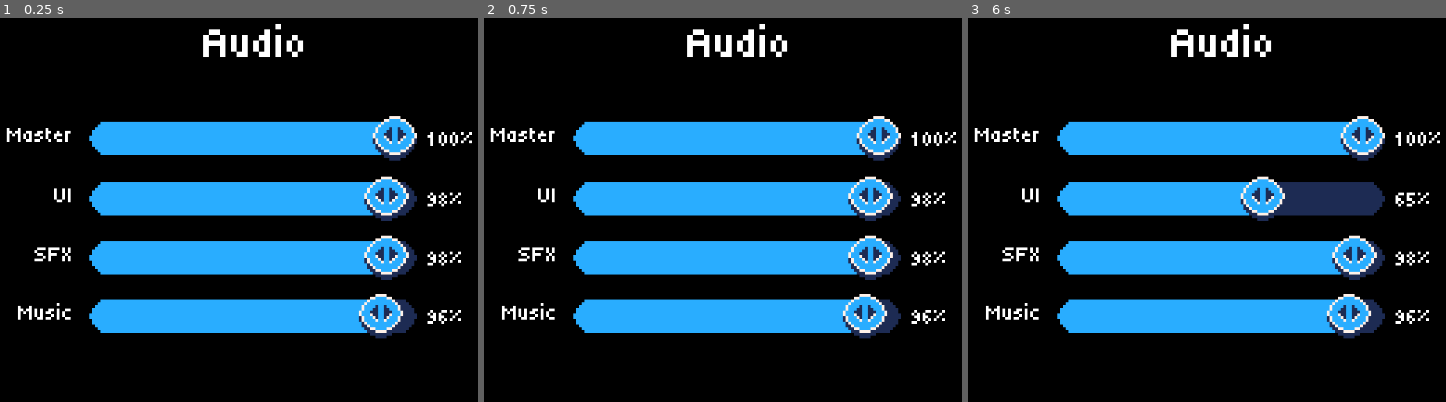
Above: before the commit, frames 1-3 (left to right).
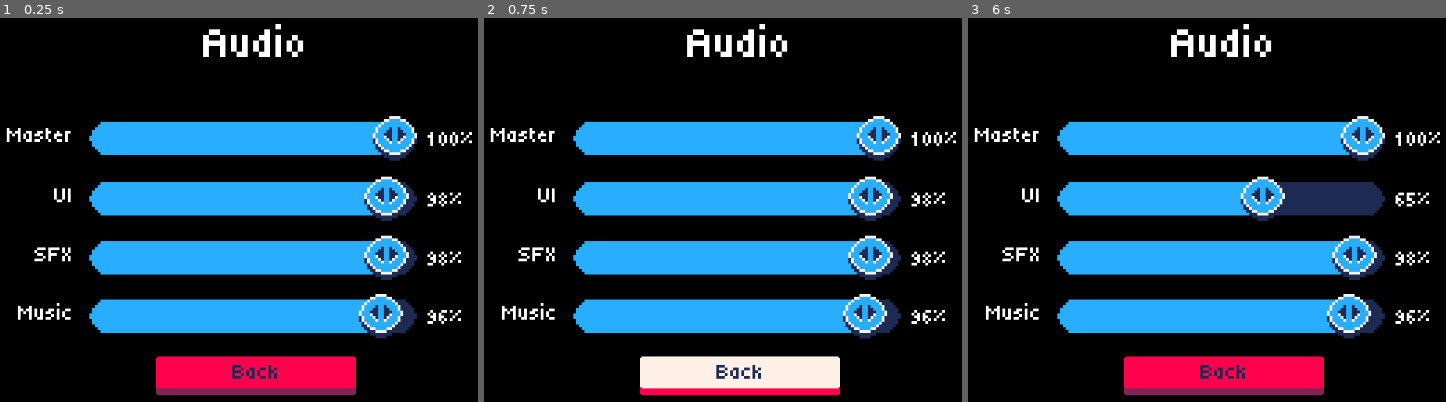
Above: after the commit, the same moments.

Repository: Flamenccio/spider-jump
Game: Godot game, scene res://scenes/ui/audio_settings.tscn
The game is run twice, just before and just after one commit, with the same random seed, the same clock (stepped at 60 frames per second) and the same inputs. This scene is started directly instead of the project's main scene.
Inputs (mouse positions are in pixels of both pictures, inside the frame that each line leads up to):
- Up to frame 1 (0.25 s): no input
- Up to frame 2 (0.75 s): click (742, 382) at 0.5 s, where only the run after the commit has a clickable "Back"
- Up to frame 3 (6 s): move the mouse to (1398, 179) at 1.27 s; press the mouse at (1398, 179) at 1.28 s; hold D (move_right) 1.28-2 s; release the mouse at (1398, 179) at 2 s; drag from (1063, 225) to (1183, 294) at 2.02 s; move the mouse to (1302, 102) at 2.77 s; hold D (move_right) 2.78-3.5 s; tap Delete at 2.85 s; drag from (1183, 294) to (982, 137) at 3.52 s; move the mouse to (outside the picture) at 4.27 s; hold A (move_left) 4.28-5 s; tap V at 4.35 s; drag from (982, 137) to (1101, 90) at 5.02 s; move the mouse to (1264, 202) at 5.77 s; hold S (move_down) from 5.78 s (still down); tap Backspace at 5.85 s; click (1264, 202) at 5.92 s

The runs differ from the first frame. In frame 1, 4.4% of the frame differs, in the area x 32-75%, y 88-99%; in frame 2, 4.4%; in frame 3, 4.4%.

Commit message:
add generic button sprites

Diff:
--- a/scenes/ui/audio_settings.tscn
+++ b/scenes/ui/audio_settings.tscn
@@ -1,8 +1,9 @@
-[gd_scene load_steps=5 format=3 uid="uid://dhn3ipskb6u3a"]
+[gd_scene load_steps=6 format=3 uid="uid://dhn3ipskb6u3a"]
 
 [ext_resource type="Script" uid="uid://cvs0n0h60sq05" path="res://scripts/ui/audio_settings.gd" id="1_2fil4"]
 [ext_resource type="FontFile" uid="uid://m2gxs3lik11m" path="res://fonts/Tiny5-Regular.ttf" id="1_8tsh6"]
 [ext_resource type="PackedScene" uid="uid://3xiwvfjqw7wt" path="res://scenes/ui/volume_group.tscn" id="2_ki30a"]
+[ext_resource type="Theme" uid="uid://b3t6lqd2i1gui" path="res://ui_themes/button_red.tres" id="4_evj6w"]
 
 [sub_resource type="LabelSettings" id="LabelSettings_ki30a"]
 font = ExtResource("1_8tsh6")
@@ -55,3 +56,21 @@
 offset_top = 165.0
 offset_bottom = 205.0
 volume_bus_name = "Music"
+
+[node name="Exit" type="Button" parent="."]
+layout_mode = 1
+anchors_preset = 7
+anchor_left = 0.5
+anchor_top = 1.0
+anchor_right = 0.5
+anchor_bottom = 1.0
+offset_left = -72.0
+offset_top = -84.0
+offset_right = 72.0
+offset_bottom = -45.0
+grow_horizontal = 2
+grow_vertical = 0
+scale = Vector2(2, 2)
+pivot_offset = Vector2(72, 19)
+theme = ExtResource("4_evj6w")
+text = "Back"
--- /dev/null
+++ b/ui_themes/button_blue.tres
@@ -0,0 +1,51 @@
+[gd_resource type="Theme" load_steps=9 format=3 uid="uid://das1u72cp37ra"]
+
+[ext_resource type="FontFile" uid="uid://m2gxs3lik11m" path="res://fonts/Tiny5-Regular.ttf" id="1_cg3fv"]
+[ext_resource type="Texture2D" uid="uid://cfn4h17l860fv" path="res://sprites/generic_buttons.png" id="2_3yudp"]
+
+[sub_resource type="AtlasTexture" id="AtlasTexture_2rpht"]
+atlas = ExtResource("2_3yudp")
+region = Rect2(0, 32, 48, 32)
+
+[sub_resource type="StyleBoxTexture" id="StyleBoxTexture_txbdh"]
+content_margin_bottom = 19.0
+texture = SubResource("AtlasTexture_2rpht")
+texture_margin_left = 2.0
+texture_margin_top = 2.0
+texture_margin_right = 2.0
+texture_margin_bottom = 18.0
+
+[sub_resource type="AtlasTexture" id="AtlasTexture_txbdh"]
+atlas = ExtResource("2_3yudp")
+region = Rect2(0, 0, 48, 32)
+
+[sub_resource type="StyleBoxTexture" id="StyleBoxTexture_2rpht"]
+content_margin_bottom = 19.0
+texture = SubResource("AtlasTexture_txbdh")
+texture_margin_left = 2.0
+texture_margin_top = 2.0
+texture_margin_right = 2.0
+texture_margin_bottom = 18.0
+
+[sub_resource type="AtlasTexture" id="AtlasTexture_mgxob"]
+atlas = ExtResource("2_3yudp")
+region = Rect2(0, 64, 48, 32)
+
+[sub_resource type="StyleBoxTexture" id="StyleBoxTexture_jarie"]
+content_margin_top = 6.0
+content_margin_bottom = 16.0
+texture = SubResource("AtlasTexture_mgxob")
+texture_margin_left = 2.0
+texture_margin_top = 2.0
+texture_margin_right = 2.0
+texture_margin_bottom = 15.0
+
+[resource]
+Button/colors/font_color = Color(0.11372549, 0.16862746, 0.3254902, 1)
+Button/colors/font_focus_color = Color(0.11372549, 0.16862746, 0.3254902, 1)
+Button/colors/font_hover_color = Color(0.11372549, 0.16862746, 0.3254902, 1)
+Button/colors/font_pressed_color = Color(0.11372549, 0.16862746, 0.3254902, 1)
+Button/fonts/font = ExtResource("1_cg3fv")
+Button/styles/hover = SubResource("StyleBoxTexture_txbdh")
+Button/styles/normal = SubResource("StyleBoxTexture_2rpht")
+Button/styles/pressed = SubResource("StyleBoxTexture_jarie")
--- /dev/null
+++ b/ui_themes/button_green.tres
@@ -0,0 +1,51 @@
+[gd_resource type="Theme" load_steps=9 format=3 uid="uid://bfjqdtisiiai3"]
+
+[ext_resource type="FontFile" uid="uid://m2gxs3lik11m" path="res://fonts/Tiny5-Regular.ttf" id="1_42fau"]
+[ext_resource type="Texture2D" uid="uid://cfn4h17l860fv" path="res://sprites/generic_buttons.png" id="2_xq1re"]
+
+[sub_resource type="AtlasTexture" id="AtlasTexture_2rpht"]
+atlas = ExtResource("2_xq1re")
+region = Rect2(48, 32, 48, 32)
+
+[sub_resource type="StyleBoxTexture" id="StyleBoxTexture_txbdh"]
+content_margin_bottom = 19.0
+texture = SubResource("AtlasTexture_2rpht")
+texture_margin_left = 2.0
+texture_margin_top = 2.0
+texture_margin_right = 2.0
+texture_margin_bottom = 18.0
+
+[sub_resource type="AtlasTexture" id="AtlasTexture_txbdh"]
+atlas = ExtResource("2_xq1re")
+region = Rect2(48, 0, 48, 32)
+
+[sub_resource type="StyleBoxTexture" id="StyleBoxTexture_2rpht"]
+content_margin_bottom = 19.0
+texture = SubResource("AtlasTexture_txbdh")
+texture_margin_left = 2.0
+texture_margin_top = 2.0
+texture_margin_right = 2.0
+texture_margin_bottom = 18.0
+
+[sub_resource type="AtlasTexture" id="AtlasTexture_mgxob"]
+atlas = ExtResource("2_xq1re")
+region = Rect2(48, 64, 48, 32)
+
+[sub_resource type="StyleBoxTexture" id="StyleBoxTexture_jarie"]
+content_margin_top = 6.0
+content_margin_bottom = 16.0
+texture = SubResource("AtlasTexture_mgxob")
+texture_margin_left = 2.0
+texture_margin_top = 2.0
+texture_margin_right = 2.0
+texture_margin_bottom = 15.0
+
+[resource]
+Button/colors/font_color = Color(0.11372549, 0.16862746, 0.3254902, 1)
+Button/colors/font_focus_color = Color(0.11372549, 0.16862746, 0.3254902, 1)
+Button/colors/font_hover_color = Color(0.11372549, 0.16862746, 0.3254902, 1)
+Button/colors/font_pressed_color = Color(0.11372549, 0.16862746, 0.3254902, 1)
+Button/fonts/font = ExtResource("1_42fau")
+Button/styles/hover = SubResource("StyleBoxTexture_txbdh")
+Button/styles/normal = SubResource("StyleBoxTexture_2rpht")
+Button/styles/pressed = SubResource("StyleBoxTexture_jarie")
--- /dev/null
+++ b/ui_themes/button_red.tres
@@ -0,0 +1,54 @@
+[gd_resource type="Theme" load_steps=10 format=3 uid="uid://b3t6lqd2i1gui"]
+
+[ext_resource type="FontFile" uid="uid://m2gxs3lik11m" path="res://fonts/Tiny5-Regular.ttf" id="1_6xtt5"]
+[ext_resource type="Texture2D" uid="uid://cfn4h17l860fv" path="res://sprites/generic_buttons.png" id="2_0b1xk"]
+
+[sub_resource type="StyleBoxEmpty" id="StyleBoxEmpty_6xtt5"]
+
+[sub_resource type="AtlasTexture" id="AtlasTexture_2rpht"]
+atlas = ExtResource("2_0b1xk")
+region = Rect2(96, 32, 48, 32)
+
+[sub_resource type="StyleBoxTexture" id="StyleBoxTexture_txbdh"]
+content_margin_bottom = 19.0
+texture = SubResource("AtlasTexture_2rpht")
+texture_margin_left = 2.0
+texture_margin_top = 2.0
+texture_margin_right = 2.0
+texture_margin_bottom = 18.0
+
+[sub_resource type="AtlasTexture" id="AtlasTexture_txbdh"]
+atlas = ExtResource("2_0b1xk")
+region = Rect2(96, 0, 48, 32)
+
+[sub_resource type="StyleBoxTexture" id="StyleBoxTexture_2rpht"]
+content_margin_bottom = 19.0
+texture = SubResource("AtlasTexture_txbdh")
+texture_margin_left = 2.0
+texture_margin_top = 2.0
+texture_margin_right = 2.0
+texture_margin_bottom = 18.0
+
+[sub_resource type="AtlasTexture" id="AtlasTexture_mgxob"]
+atlas = ExtResource("2_0b1xk")
+region = Rect2(96, 64, 48, 32)
+
+[sub_resource type="StyleBoxTexture" id="StyleBoxTexture_jarie"]
+content_margin_top = 6.0
+content_margin_bottom = 16.0
+texture = SubResource("AtlasTexture_mgxob")
+texture_margin_left = 2.0
+texture_margin_top = 2.0
+texture_margin_right = 2.0
+texture_margin_bottom = 15.0
+
+[resource]
+Button/colors/font_color = Color(0.11372549, 0.16862746, 0.3254902, 1)
+Button/colors/font_focus_color = Color(0.11372549, 0.16862746, 0.3254902, 1)
+Button/colors/font_hover_color = Color(0.11372549, 0.16862746, 0.3254902, 1)
+Button/colors/font_pressed_color = Color(0.11372549, 0.16862746, 0.3254902, 1)
+Button/fonts/font = ExtResource("1_6xtt5")
+Button/styles/focus = SubResource("StyleBoxEmpty_6xtt5")
+Button/styles/hover = SubResource("StyleBoxTexture_txbdh")
+Button/styles/normal = SubResource("StyleBoxTexture_2rpht")
+Button/styles/pressed = SubResource("StyleBoxTexture_jarie")
Binary file added: sprites/generic_buttons.png
Not shown, added: sprites/generic_buttons.png.import
